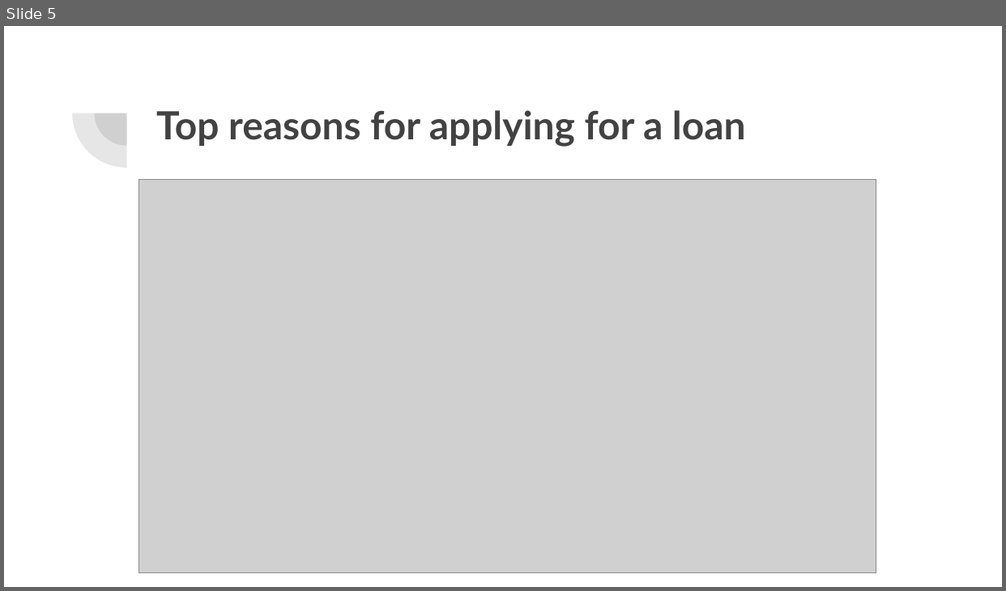
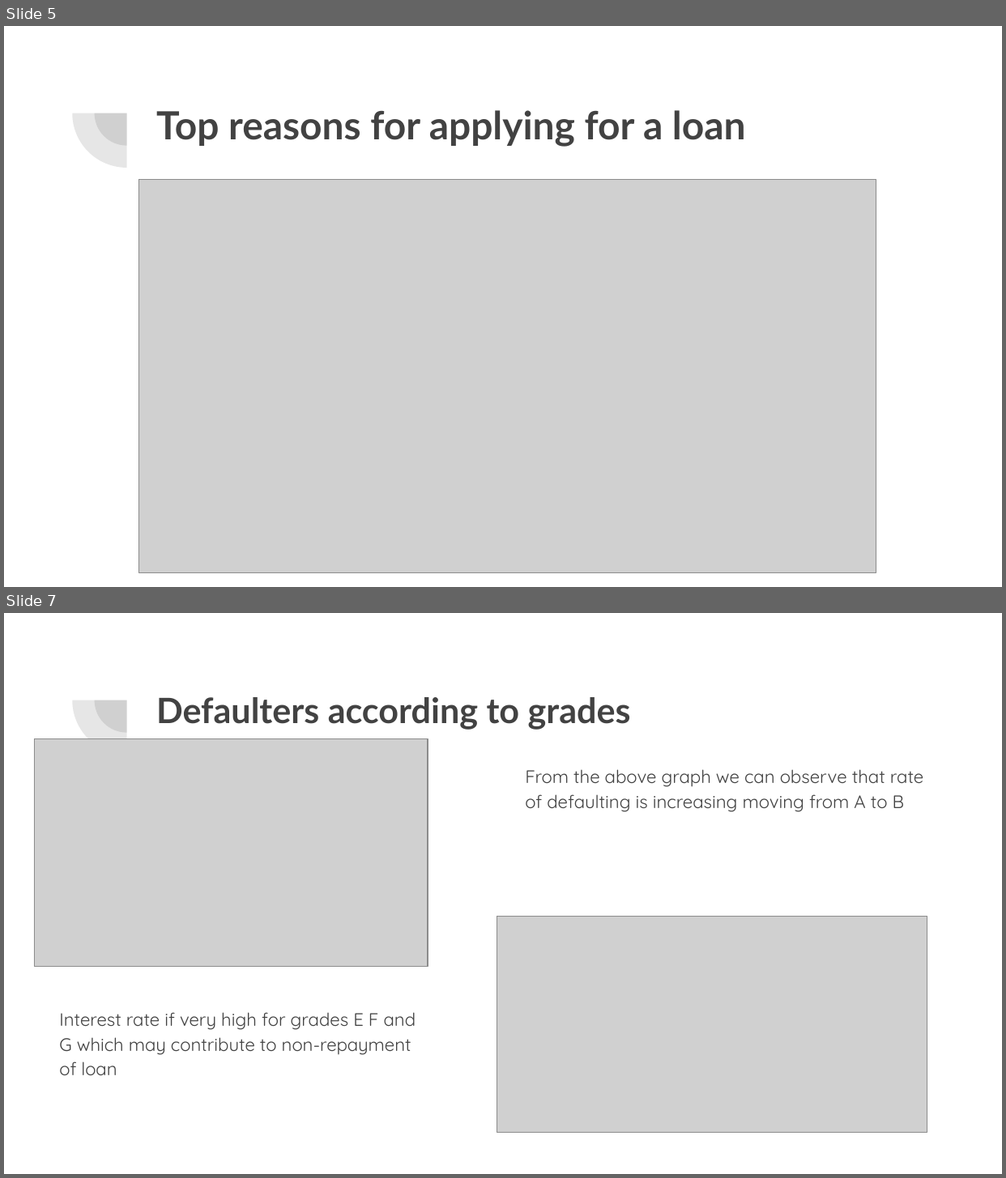
Before and after one commit to tanya-hash/Lending-club-case-study, a slide deck: Lending club case study.pptx. Shown one above the other, each under a label of ours: slide 5 before the commit, slides 5 and 7 after it; the slides between them are not shown. The pictures are 1006x591 and 1006x1178 pixels, drawn with LibreOffice and Linux fonts; fonts in the diff are those of the drawing; grey boxes stand for pictures. Boxes give left, top, right and bottom in pixels: in the first picture for what was removed or moved away, otherwise in the second. Text is boxed around its words. In the diff, an @@ line names an element or a change of style, - is before the commit and + after.

```diff
--- a/Lending club case study.pptx
+++ b/Lending club case study.pptx
@@ slide 7 added at (4,613,1002,1174), background #FFFFFF; not listed: 2 template elements that a slide beside it also shows @@
@@ title added at (156,697,631,730), 25.2 pt, text #424242, bold @@
+Defaulters according to grades
@@ picture added at (34,739,427,966) @@
@@ text added at (525,769,923,812), 13 pt, text #424242 @@
+From the above graph we can observe that rate of defaulting is increasing moving from A to B
@@ picture added at (497,917,927,1133) @@
@@ text added at (59,1012,416,1076), 13 pt, text #424242 @@
+Interest rate if very high for grades E F and G which may contribute to non-repayment of loan
```
Also in this commit, not shown: 1 slide changed, 3 other slides added, 4 slides removed.
